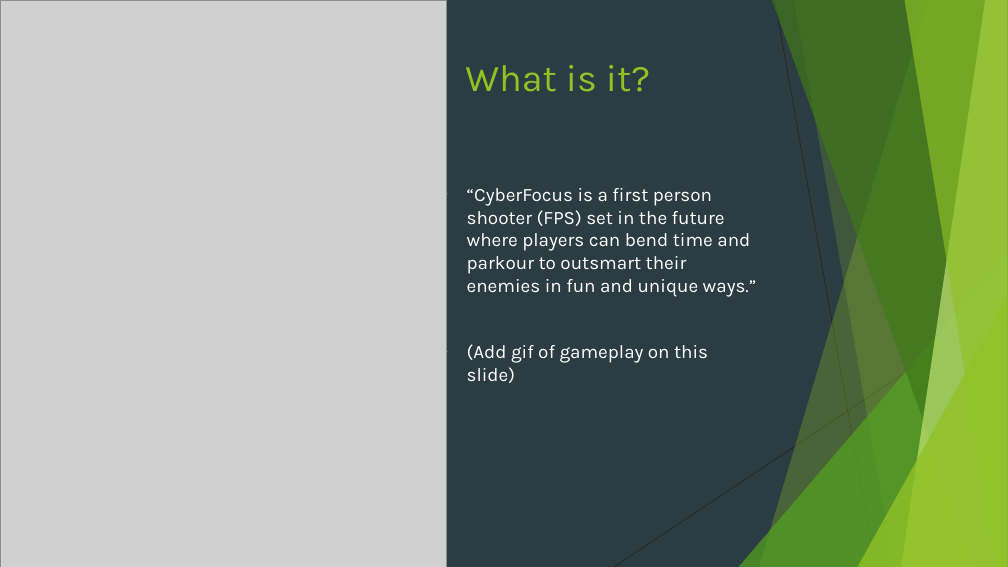
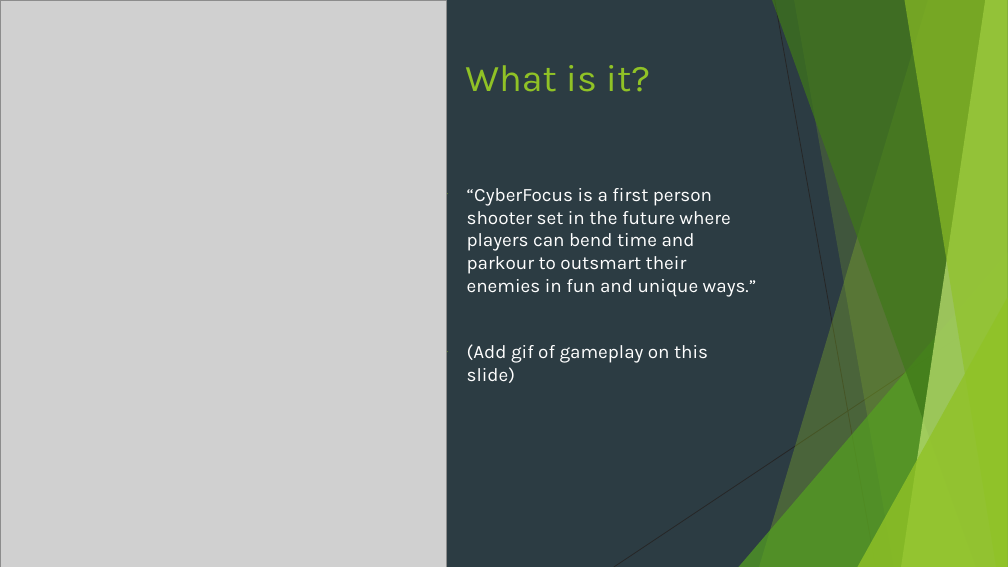
Before and after one commit to Pilokio/Tranzfuser, a slide deck: slide 2 of Virtual Pitch Presentation/Pitch.pptx. Drawn at 1008x567 pixels with LibreOffice and Linux fonts; fonts in the diff are those of the drawing; grey boxes stand for pictures. Boxes give left, top, right and bottom in pixels: in the first picture for what was removed or moved away, otherwise in the second. Text is boxed around its words. In the diff, an @@ line names an element or a change of style, - is before the commit and + after.

```diff
--- a/Virtual Pitch Presentation/Pitch.pptx
+++ b/Virtual Pitch Presentation/Pitch.pptx
@@ text at (x1=467, y1=188, x2=757, y2=297): text changed @@
-▶ “CyberFocus is a first person shooter (FPS) set in the future where players can bend time and parkour to outsmart their enemies in fun and unique ways.”
+▶ “CyberFocus is a first person shooter set in the future where players can bend time and parkour to outsmart their enemies in fun and unique ways.”
```
Also in this commit, not shown: 4 other slides changed.
